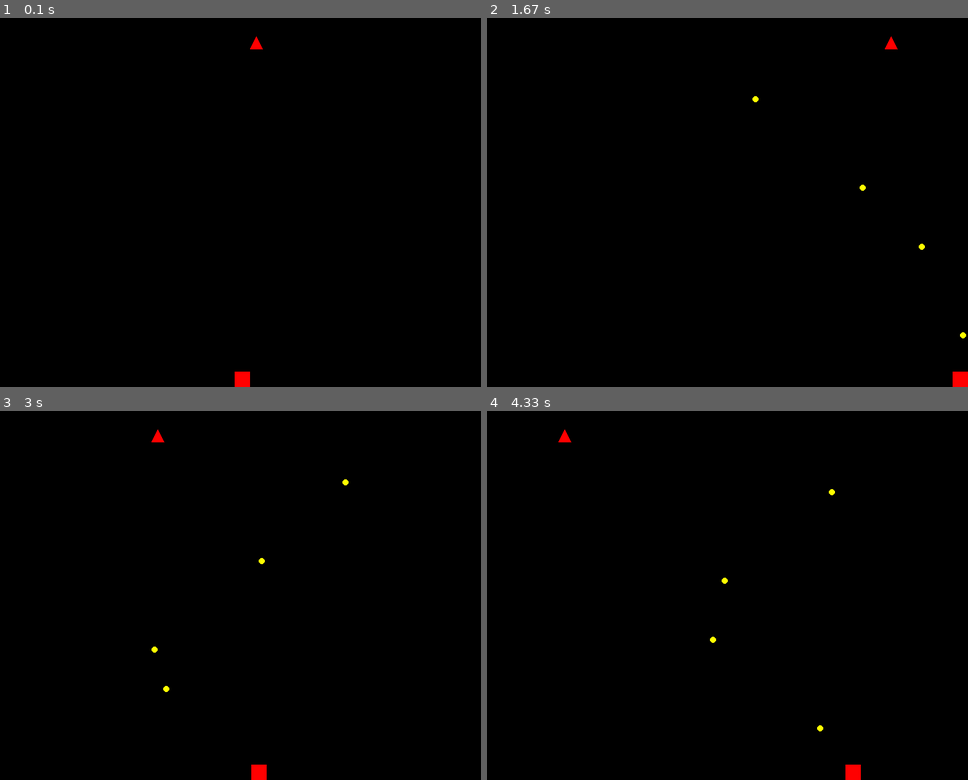
Above: before the commit, frames 1-4 (two rows, left to right).
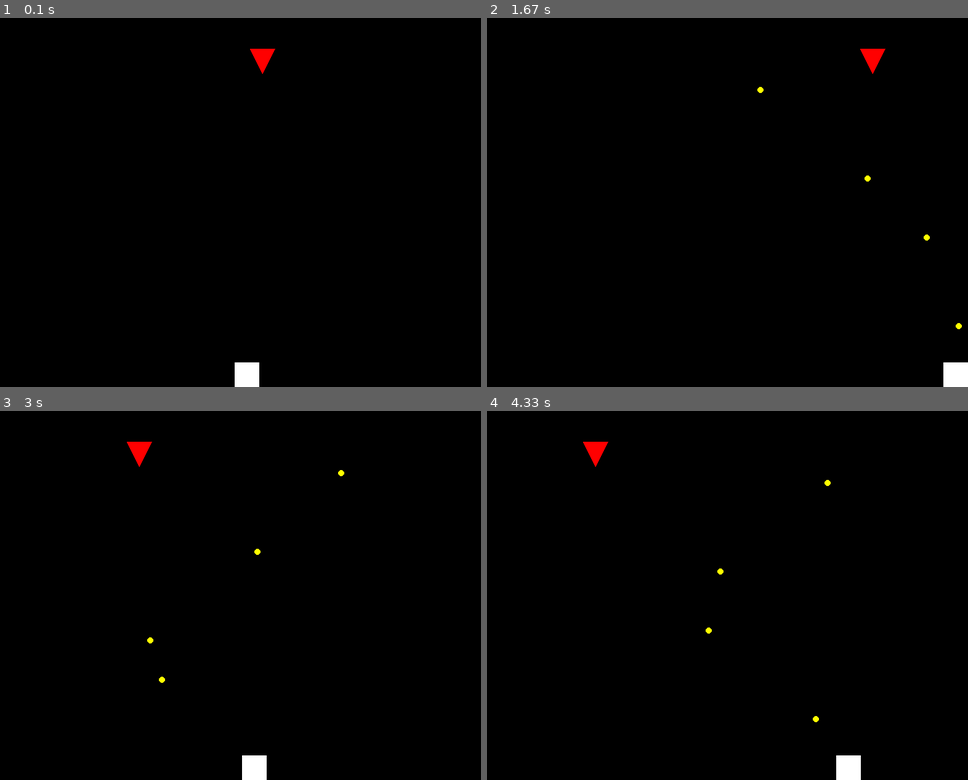
Above: after the commit, the same moments.

Repository: alderaan/Pygame-Space-Invaders
Game: pygame game, started from main.py
Same seed, same stepped clock (60 frames per second), same inputs: the game is played once before the commit and once after it.
Inputs:
- Up to frame 1 (0.1 s): no input
- Up to frame 2 (1.67 s): tap Space at 0.33, 0.73, 1.03, 1.23, 1.53 s; hold Right 0.67-1.13 s; hold Right 1.17-1.63 s
- Up to frame 3 (3 s): hold Left 1.67-2.2 s; tap Space at 1.73, 2.03, 2.3, 2.6, 2.73 s; hold Left 2.23-2.63 s; hold Right from 2.67 s (still down)
- Up to frame 4 (4.33 s): tap Space at 3.03, 3.4, 3.7, 3.9, 4.2 s; release Right at 3.3 s; hold Left 3.33-3.8 s; hold Right 3.83-4.3 s

The runs differ from the first frame. In frame 1, 0.6% of the frame differs, in the area x 48-58%, y 5-100%; in frame 2, 0.7%; in frame 3, 0.7%; in frame 4, 0.7%, in the area x 14-78%, y 5-100%.

Commit message:
made objects larger, modularized code

Diff:
--- a/config.py
+++ b/config.py
@@ -1,9 +1,14 @@
 SCREEN_WIDTH = 800
 SCREEN_HEIGHT = 600
 
-COLOR_1 = (255, 0, 0)
-COLOR_2 = (0, 255, 0)
-COLOR_3 = (0, 0, 255)
-COLOR_4 = (255, 255, 255)
+PLAYER_COLOR = (255, 255, 255)
+PLAYER_WIDTH = 40
+PLAYER_HEIGHT = 40
+
+
+ENEMY_COLOR = (255, 0, 0)
+ENEMY_WIDTH = 40
+ENEMY_HEIGHT = 40
+
 
 SPEED = 600  # pixels per second
--- a/enemy.py
+++ b/enemy.py
@@ -1,10 +1,5 @@
 import pygame
-from config import SCREEN_WIDTH
-
-SCREEN_HEIGHT = 600
-
-# Colors
-ENEMY_COLOR = (255, 0, 0)
+from config import SCREEN_WIDTH, ENEMY_COLOR, ENEMY_WIDTH, ENEMY_HEIGHT
 
 
 # Enemy speed
@@ -16,8 +11,8 @@
     def __init__(self, x, y):
         self.x = x
         self.y = y
-        self.width = 20
-        self.height = 20
+        self.width = ENEMY_WIDTH
+        self.height = ENEMY_HEIGHT
         self.direction = 1  # 1 means right, -1 means left
 
     def move(self):
@@ -28,7 +23,7 @@
     def draw(self, screen):
         points = [
             (self.x, self.y),
-            (self.x + self.width // 2, self.y - self.height),
+            (self.x + self.width // 2, self.y + self.height),
             (self.x + self.width, self.y),
         ]
         pygame.draw.polygon(screen, ENEMY_COLOR, points)
--- a/game.py
+++ b/game.py
@@ -10,7 +10,7 @@
     clock = pygame.time.Clock()
     screen = pygame.display.set_mode((SCREEN_WIDTH, SCREEN_HEIGHT))
 
-    player = Player(SCREEN_WIDTH / 2, SCREEN_HEIGHT, 25, 25)
+    player = Player(SCREEN_WIDTH / 2, SCREEN_HEIGHT)
     enemy = Enemy(SCREEN_WIDTH // 2, 50)
 
     run = True
--- a/player.py
+++ b/player.py
@@ -3,18 +3,17 @@
     SCREEN_WIDTH,
     SCREEN_HEIGHT,
     SPEED,
-    COLOR_1,
-    COLOR_2,
-    COLOR_3,
-    COLOR_4,
+    PLAYER_COLOR,
+    PLAYER_WIDTH,
+    PLAYER_HEIGHT,
 )
 from bullet import Bullet
 
 
 class Player:
-    def __init__(self, x, y, width, height):
-        self.rect = pygame.Rect(x, y, width, height)
-        self.color = COLOR_1
+    def __init__(self, x, y):
+        self.rect = pygame.Rect(x, y, PLAYER_WIDTH, PLAYER_HEIGHT)
+        self.color = PLAYER_COLOR
         self.bullets = []
 
     def move(self, dt, keys):
